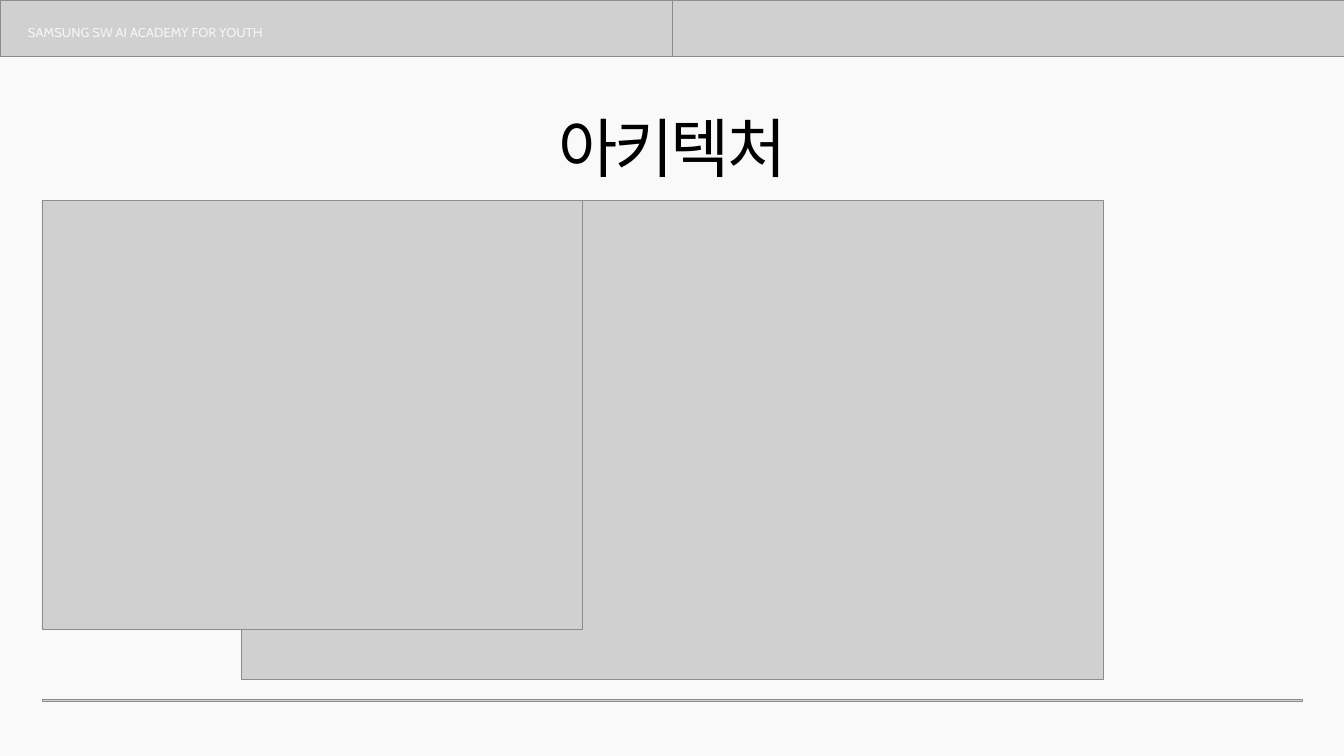
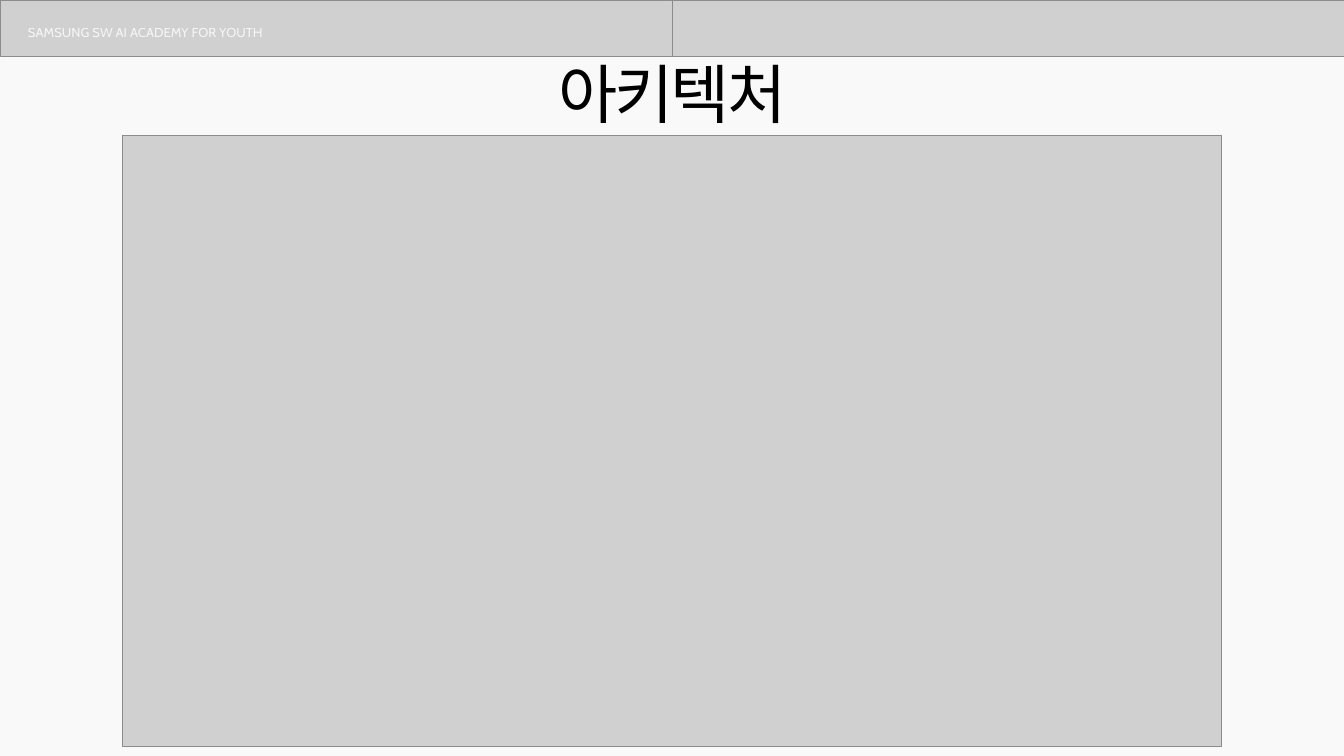
Before and after one commit to seok0205/MaumCanvas, a slide deck: slide 9 of docs/13기_공통PJT_중간발표_E108_마음캔버스.pptx. Drawn at 1344x756 pixels with LibreOffice and Linux fonts; fonts in the diff are those of the drawing; grey boxes stand for pictures. Boxes give left, top, right and bottom in pixels: in the first picture for what was removed or moved away, otherwise in the second. Text is boxed around its words. In the diff, an @@ line names an element or a change of style, - is before the commit and + after.

```diff
--- a/docs/13기_공통PJT_중간발표_E108_마음캔버스.pptx
+++ b/docs/13기_공통PJT_중간발표_E108_마음캔버스.pptx
@@ text "아키텍처" rewrapped from box(558, 118, 787, 177) to box(558, 53, 787, 123) @@
@@ picture: place and size @@
-picture at box(242, 201, 1103, 679)
+picture at box(122, 135, 1222, 747)
@@ picture removed at box(42, 201, 582, 630) @@
@@ picture removed at box(42, 699, 1302, 701) @@
```
Also in this commit, not shown: 17 other slides changed, 5 slides added, 1 slide removed.
